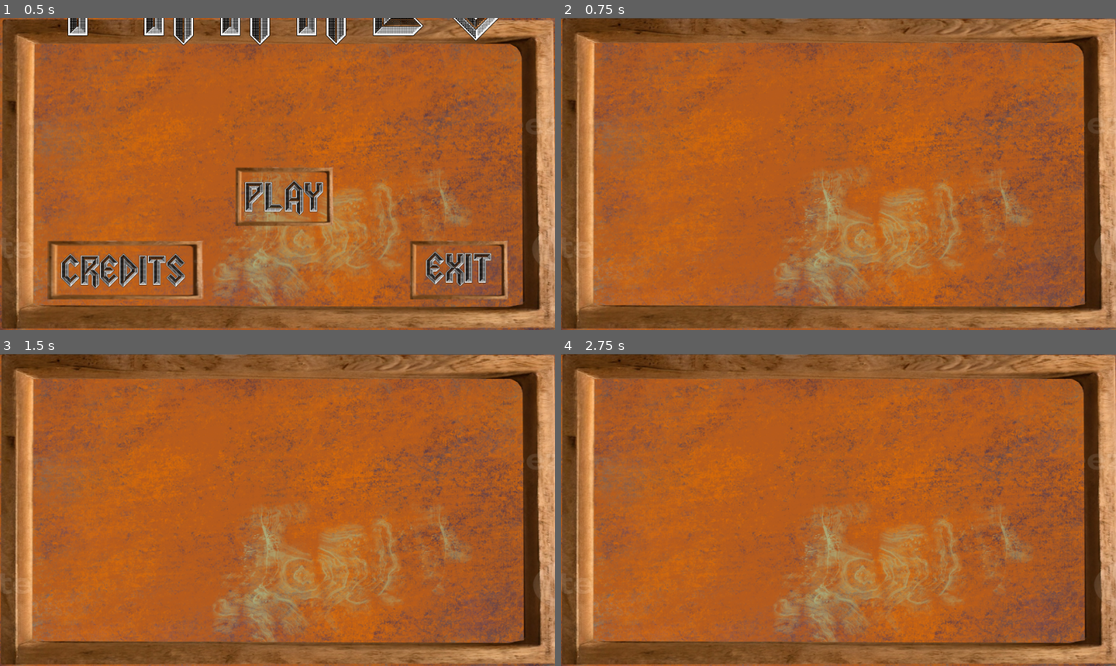
Above: before the commit, frames 1-4 (two rows, left to right).
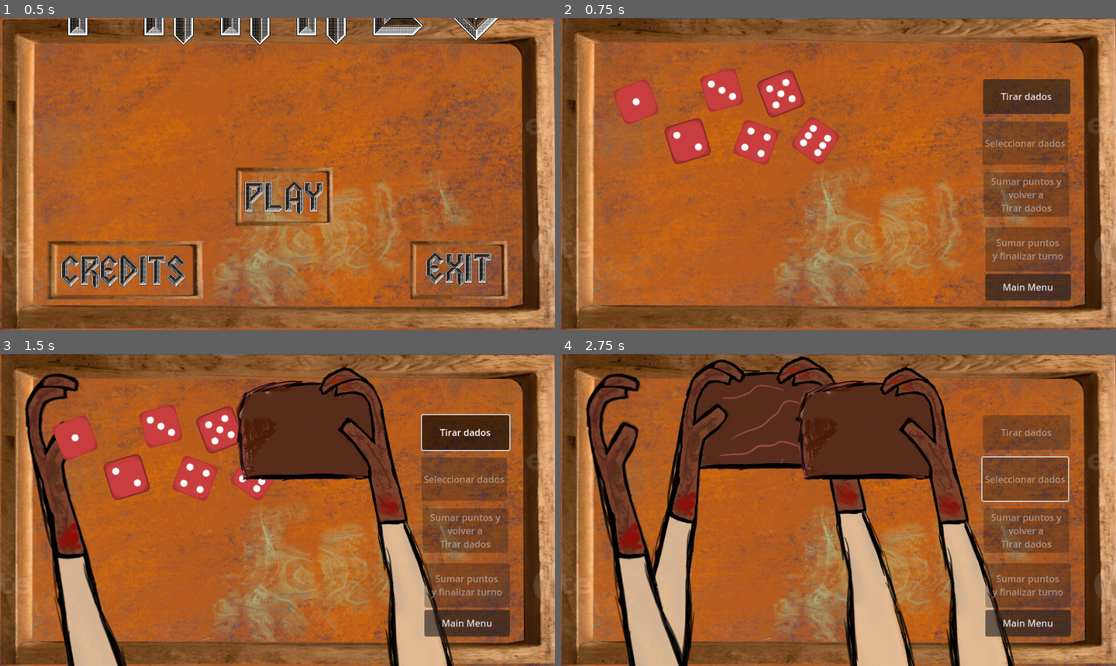
Above: after the commit, the same moments.

Repository: bruno-m-dev/Farkle
Game: Godot game, scene res://Scenes/main_menu.tscn
Same seed, same stepped clock (60 frames per second), same inputs: the game is played once before the commit and once after it.
Inputs (mouse positions are in pixels of both pictures, inside the frame that each line leads up to):
- Up to frame 1 (0.5 s): no input
- Up to frame 2 (0.75 s): click "PLAY" at 0.5 s
- Up to frame 3 (1.5 s): click "Tirar dados" at 1.25 s
- Up to frame 4 (2.75 s): click (1027, 478) at 2 s, where only the run before the commit has a clickable "Seleccionar dados"

Frame 1 is identical in both runs. In frame 2, 14% of the frame differs, in the area x 9-92%, y 16-91%; in frame 3, 33%; in frame 4, 45%, in the area x 4-92%, y 0-100%.

Commit message:
Se reparan algunos errores

Diff:
--- a/Scenes/FarkleMain.tscn
+++ b/Scenes/FarkleMain.tscn
@@ -17,12 +17,12 @@
 offset_right = 7.0
 offset_bottom = 579.0
 
-[node name="HUD" parent="." instance=ExtResource("4_fq0k3")]
-mouse_force_pass_scroll_events = false
+[node name="BackGround" parent="." instance=ExtResource("3_lursl")]
 
 [node name="DiceManager" parent="." instance=ExtResource("8_vn00l")]
 
-[node name="BackGround" parent="." instance=ExtResource("3_lursl")]
+[node name="HUD" parent="." instance=ExtResource("4_fq0k3")]
+mouse_force_pass_scroll_events = false
 
 [node name="DieShuffle1" type="AudioStreamPlayer" parent="."]
 stream = ExtResource("7_j4fyq")
--- a/Scenes/collision_shape_2d.gd
+++ /dev/null
@@ -1,18 +0,0 @@
-extends CollisionShape2D
-
-
-# Called when the node enters the scene tree for the first time.
-func _ready() -> void:
-	print("Cargada escena DiceManager")
-
-
-# Called every frame. 'delta' is the elapsed time since the previous frame.
-func _process(delta: float) -> void:
-	pass
-
-
-
-
-
-func _on_mouse_entered() -> void:
-	print ("mouse detectado")
--- a/Scenes/dice_manager.tscn
+++ b/Scenes/dice_manager.tscn
@@ -1,11 +1,10 @@
-[gd_scene load_steps=31 format=3 uid="uid://c1kuedvdjbjuh"]
+[gd_scene load_steps=30 format=3 uid="uid://c1kuedvdjbjuh"]
 
-[ext_resource type="Script" uid="uid://1p3s05k76pd8" path="res://Scripts/dice_manager.gd" id="1_2avr7"]
+[ext_resource type="Script" path="res://Scripts/dice_manager.gd" id="1_2avr7"]
 [ext_resource type="Texture2D" uid="uid://b0twmpl3uu0tj" path="res://Images/Dice/dieRed1.png" id="2_1g4tt"]
-[ext_resource type="Script" uid="uid://dgdbtp010yeng" path="res://Scenes/area_2d.gd" id="3_a01wy"]
+[ext_resource type="Script" path="res://Scripts/area_2d.gd" id="3_a01wy"]
 [ext_resource type="Texture2D" uid="uid://kxwrcvn8cagg" path="res://Images/Dice/dieRed_border2.png" id="3_iv6xg"]
 [ext_resource type="Texture2D" uid="uid://bdu6b2pl87kkh" path="res://Images/Dice/dieRed3.png" id="4_2nigi"]
-[ext_resource type="Script" uid="uid://x3m0fwhc8kjh" path="res://Scenes/collision_shape_2d.gd" id="4_depru"]
 [ext_resource type="Texture2D" uid="uid://cue8am18q5a74" path="res://Images/Dice/dieRed4.png" id="5_7uaw6"]
 [ext_resource type="Texture2D" uid="uid://bcg7uuh3bplcq" path="res://Images/Dice/dieRed_border5.png" id="6_t106f"]
 [ext_resource type="Texture2D" uid="uid://dp3wqaht5gcba" path="res://Images/Dice/dieRed6.png" id="7_8imve"]
@@ -64,8 +63,8 @@
 
 [sub_resource type="AnimationLibrary" id="AnimationLibrary_iar8x"]
 _data = {
-&"AgitarCubilete": SubResource("Animation_g8fwu"),
-&"RESET": SubResource("Animation_2x1oe")
+"AgitarCubilete": SubResource("Animation_g8fwu"),
+"RESET": SubResource("Animation_2x1oe")
 }
 
 [sub_resource type="Animation" id="Animation_xsw82"]
@@ -102,8 +101,8 @@
 
 [sub_resource type="AnimationLibrary" id="AnimationLibrary_j3px3"]
 _data = {
-&"RESET": SubResource("Animation_xsw82"),
-&"recoger_dados": SubResource("Animation_60iw4")
+"RESET": SubResource("Animation_xsw82"),
+"recoger_dados": SubResource("Animation_60iw4")
 }
 
 [node name="DiceManager" type="Node2D"]
@@ -113,9 +112,8 @@
 script = SubResource("GDScript_do1ch")
 
 [node name="Dice1" type="Sprite2D" parent="."]
-visible = false
 z_index = 1
-position = Vector2(93, 63)
+position = Vector2(130, 145)
 rotation = 1.19775
 texture = ExtResource("2_1g4tt")
 
@@ -125,37 +123,31 @@
 
 [node name="CollisionShape2D" type="CollisionShape2D" parent="Dice1/Area2D"]
 z_index = 1
-position = Vector2(-21.503, 19.9847)
+position = Vector2(-18.7889, 17.798)
 shape = SubResource("RectangleShape2D_8hc4g")
-script = ExtResource("4_depru")
 
 [node name="Dice2" type="Sprite2D" parent="."]
-visible = false
-position = Vector2(176, 137)
+position = Vector2(219, 213)
 rotation = -0.292297
 texture = ExtResource("3_iv6xg")
 
 [node name="Dice3" type="Sprite2D" parent="."]
-visible = false
-position = Vector2(237, 61)
+position = Vector2(278.355, 125.055)
 rotation = -0.25578
 texture = ExtResource("4_2nigi")
 
 [node name="Dice4" type="Sprite2D" parent="."]
-visible = false
-position = Vector2(296, 151)
+position = Vector2(337.355, 215.055)
 rotation = 0.362893
 texture = ExtResource("5_7uaw6")
 
 [node name="Dice5" type="Sprite2D" parent="."]
-visible = false
-position = Vector2(339, 67)
+position = Vector2(380.355, 131.055)
 rotation = -0.370103
 texture = ExtResource("6_t106f")
 
 [node name="Dice6" type="Sprite2D" parent="."]
-visible = false
-position = Vector2(399, 148)
+position = Vector2(440.355, 212.055)
 rotation = 0.599391
 texture = ExtResource("7_8imve")
 
@@ -170,7 +162,7 @@
 
 [node name="ShakeDiceCup" type="AnimationPlayer" parent="ShakeDiceCupAnimation/Sprite2D"]
 libraries = {
-&"": SubResource("AnimationLibrary_iar8x")
+"": SubResource("AnimationLibrary_iar8x")
 }
 autoplay = "AgitarCubilete"
 
@@ -187,7 +179,7 @@
 
 [node name="PickUpDice" type="AnimationPlayer" parent="PickUpDiceAnimation/Sprite2D"]
 libraries = {
-&"": SubResource("AnimationLibrary_j3px3")
+"": SubResource("AnimationLibrary_j3px3")
 }
 autoplay = "recoger_dados"
 
--- a/Scenes/hud.tscn
+++ b/Scenes/hud.tscn
@@ -1,7 +1,7 @@
 [gd_scene load_steps=3 format=3 uid="uid://cu448f3pj4jla"]
 
-[ext_resource type="Script" uid="uid://duf7w5lp5cold" path="res://Scripts/dice_roll_button.gd" id="1_gbgxx"]
-[ext_resource type="Script" uid="uid://diyfbtsmb3ijx" path="res://Scenes/to_main_menu_button.gd" id="2_mwmuy"]
+[ext_resource type="Script" path="res://Scripts/dice_roll_button.gd" id="1_gbgxx"]
+[ext_resource type="Script" path="res://Scripts/to_main_menu_button.gd" id="2_mwmuy"]
 
 [node name="HUD" type="Control"]
 z_as_relative = false
--- a/Scenes/main_menu.tscn
+++ b/Scenes/main_menu.tscn
@@ -70,9 +70,9 @@
 
 [sub_resource type="AnimationLibrary" id="AnimationLibrary_v4157"]
 _data = {
-&"RESET": SubResource("Animation_srgpo"),
-&"menu_animation": SubResource("Animation_igweh"),
-&"new_animation2": SubResource("Animation_3qwyo")
+"RESET": SubResource("Animation_srgpo"),
+"menu_animation": SubResource("Animation_igweh"),
+"new_animation2": SubResource("Animation_3qwyo")
 }
 
 [node name="MainMenu" type="Control"]
@@ -194,7 +194,7 @@
 
 [node name="AnimationPlayer" type="AnimationPlayer" parent="."]
 libraries = {
-&"": SubResource("AnimationLibrary_v4157")
+"": SubResource("AnimationLibrary_v4157")
 }
 autoplay = "new_animation2"
 
--- a/Scenes/pruebaareaymouse.tscn
+++ b/Scenes/pruebaareaymouse.tscn
@@ -1,8 +1,8 @@
 [gd_scene load_steps=5 format=3 uid="uid://bunts06pl5uvo"]
 
-[ext_resource type="Script" uid="uid://cckmufhk4vu5v" path="res://Scenes/pruebaareaymouse.gd" id="1_5ujk3"]
+[ext_resource type="Script" path="res://Scenes/pruebaareaymouse.gd" id="1_5ujk3"]
 [ext_resource type="Texture2D" uid="uid://cf2548ykpasqk" path="res://Images/Dice/dieWhite1.png" id="1_6nqm6"]
-[ext_resource type="Script" uid="uid://dgdbtp010yeng" path="res://Scenes/area_2d.gd" id="3_bjp6m"]
+[ext_resource type="Script" path="res://Scripts/area_2d.gd" id="3_bjp6m"]
 
 [sub_resource type="CircleShape2D" id="CircleShape2D_sfbnw"]
 radius = 36.83
--- a/project.godot
+++ b/project.godot
@@ -12,7 +12,7 @@
 
 config/name="Farkle"
 run/main_scene="res://Scenes/main_menu.tscn"
-config/features=PackedStringArray("4.4", "Forward Plus")
+config/features=PackedStringArray("4.3", "Forward Plus")
 config/icon="res://icon.svg"
 
 [display]
Not shown, changed: Fonts/bevelicious.otf/bevelicious.otf.import
Not shown, changed: Fonts/flying-circus.otf/flying-circus.otf.import
Not shown, changed: Fonts/mothership-fs.otf/mothership-fs.otf.import
Not shown, changed: Fonts/wpa-gothic-deco.otf/wpa-gothic-deco.otf.import
Not shown: 1 places in Scenes/FarkleMain.tscn that only renumber resources
Not shown, removed: Scenes/collision_shape_2d.gd.uid
Not shown: 1 places in Scenes/main_menu.tscn that only renumber resources
Renamed: Scenes/area_2d.gd -> Scripts/area_2d.gd
Renamed: Scenes/area_2d.gd.uid -> Scripts/area_2d.gd.uid
Renamed: Scenes/to_main_menu_button.gd -> Scripts/to_main_menu_button.gd
Renamed: Scenes/to_main_menu_button.gd.uid -> Scripts/to_main_menu_button.gd.uid
